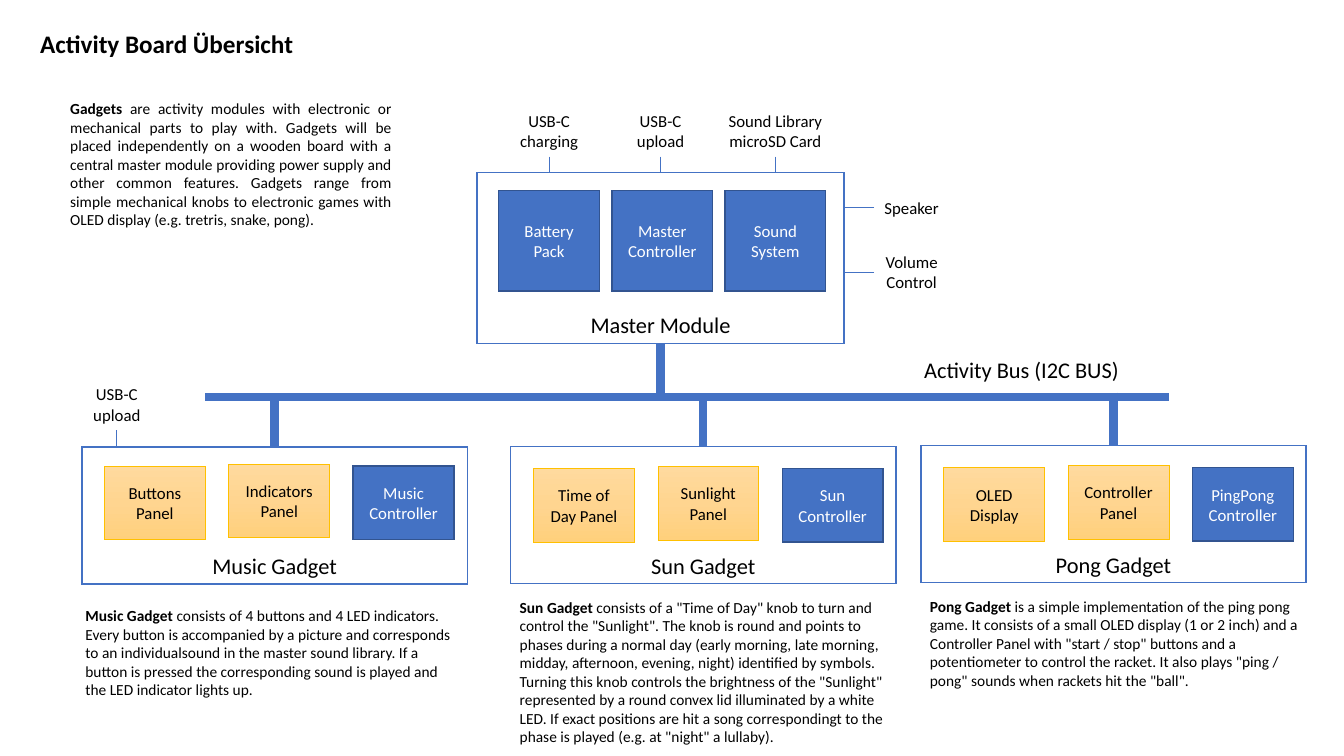
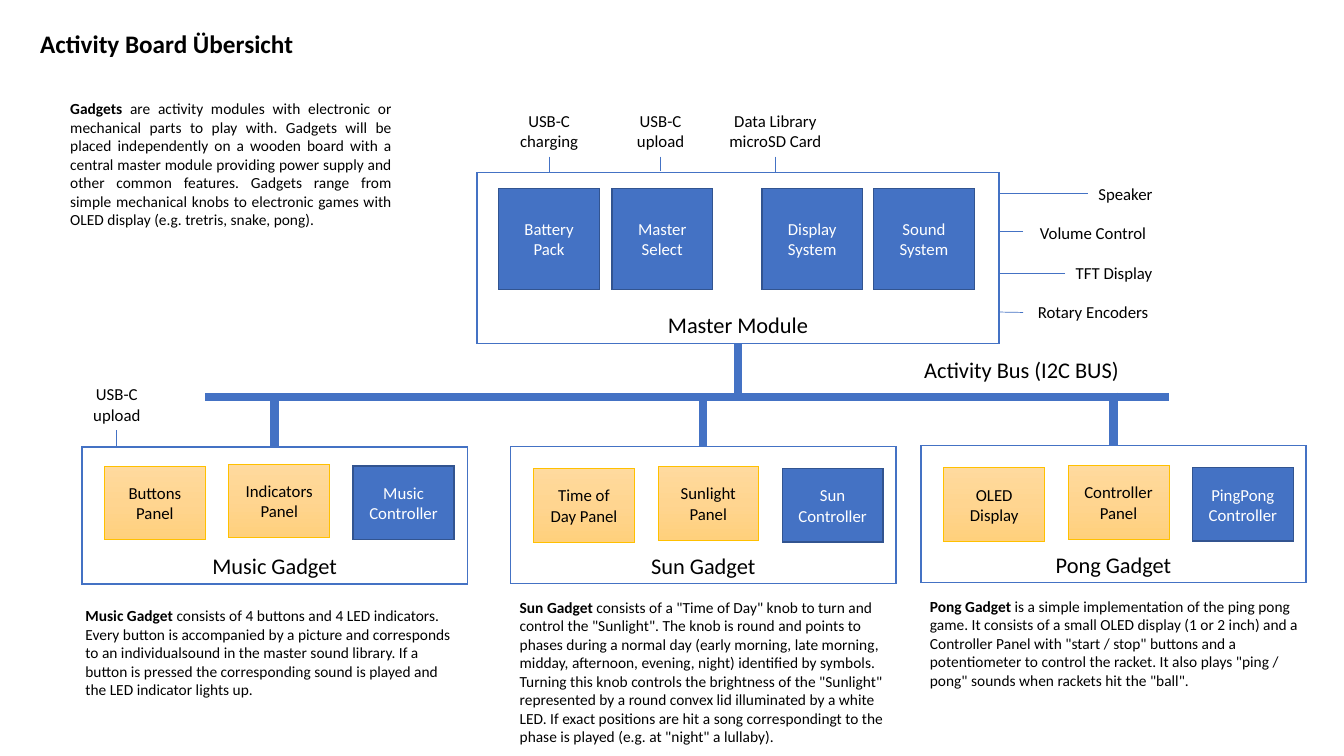
Before and after one commit to jeskes/activityboard, a slide deck: slide 2 of Activityboard.pptx. Drawn at 1344x756 pixels with LibreOffice and Linux fonts; fonts in the diff are those of the drawing. Boxes give left, top, right and bottom in pixels: in the first picture for what was removed or moved away, otherwise in the second. Text is boxed around its words. In the diff, an @@ line names an element or a change of style, - is before the commit and + after.

```diff
--- a/Activityboard.pptx
+++ b/Activityboard.pptx
@@ text at [729, 115, 821, 147]: text changed @@
-Sound Library
-microSD Card
+Data Library
+microSD Card
@@ rectangle "Master Module": place and size @@
-rectangle "Master Module" at [477, 172, 844, 343]
+rectangle "Master Module" at [477, 172, 999, 343]
@@ text "Speaker": place and size @@
-text "Speaker" at [884, 202, 938, 217]
+text "Speaker" at [1098, 188, 1152, 203]
@@ rectangle added at [762, 189, 863, 289], fill #4472C4, outline #325491 1 pt, 12 pt, text #FFFFFF @@
+Display
+System
@@ rectangle "Sound System": place and size @@
-rectangle "Sound System" at [725, 191, 826, 291]
+rectangle "Sound System" at [874, 189, 975, 289]
@@ line moved from (874, 208) - (845, 208) to (1088, 194) - (999, 194) @@
@@ text in rectangle at [638, 224, 686, 255]: text changed @@
-Master
-Controller
+Master
+Select
@@ line moved from (874, 272) - (845, 272) to (1023, 232) - (999, 232) @@
@@ text "Volume Control" rewrapped from [886, 256, 938, 288] to [1040, 227, 1146, 239] @@
@@ text added at [1076, 267, 1153, 282], 12 pt, text #000000 @@
+TFT Display
@@ line added from (1066, 273) to (999, 273), #4472C4 0.5 pt @@
@@ line added from (1023, 313) to (999, 313), #4472C4 0.5 pt @@
@@ text added at [1038, 306, 1148, 321], 12 pt, text #000000 @@
+Rotary Encoders
@@ line moved from (660, 344) - (660, 395) to (738, 344) - (738, 395) @@
```
Also in this commit, not shown: 1 other slide changed, 2 slides added.
